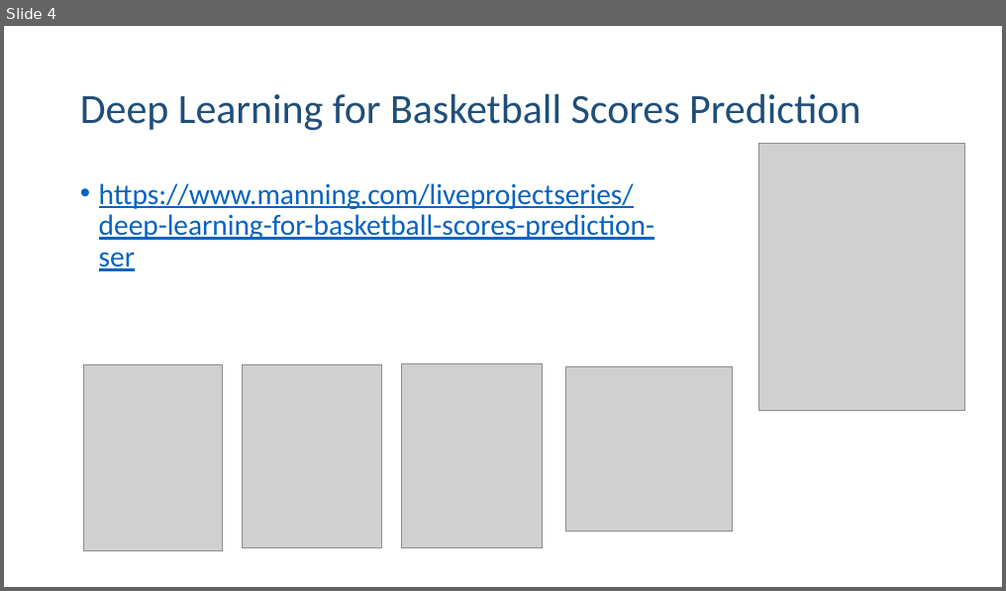
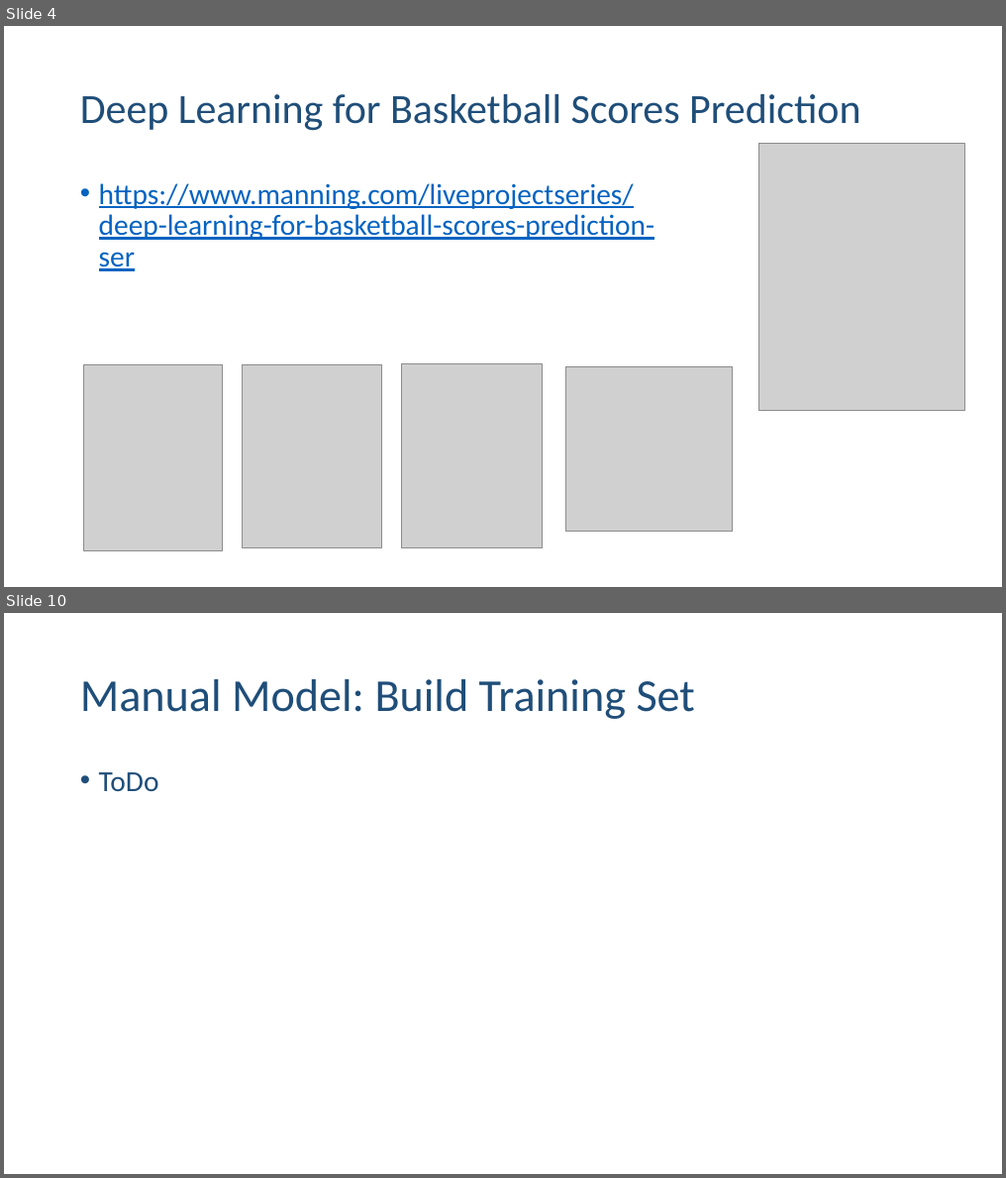
Before and after one commit to ehennis/Blog, a slide deck: AzureML/NebraskaCode.pptx. Shown one above the other, each under a label of ours: slide 4 before the commit, slides 4 and 10 after it; the slides between them are not shown. The pictures are 1006x591 and 1006x1178 pixels, drawn with LibreOffice and Linux fonts; fonts in the diff are those of the drawing; grey boxes stand for pictures. Boxes give left, top, right and bottom in pixels: in the first picture for what was removed or moved away, otherwise in the second. Text is boxed around its words. In the diff, an @@ line names an element or a change of style, - is before the commit and + after.

```diff
--- a/AzureML/NebraskaCode.pptx
+++ b/AzureML/NebraskaCode.pptx
@@ slide 10 added at box(4, 613, 1002, 1174), background #FFFFFF @@
@@ title added at box(80, 679, 695, 719), 44 pt, text #1F4E79 @@
+Manual Model: Build Training Set
@@ text added at box(99, 772, 159, 791), 28 pt, text #1F4E79 @@
+• ToDo
```
Also in this commit, not shown: 3 slides changed, 15 other slides added.
